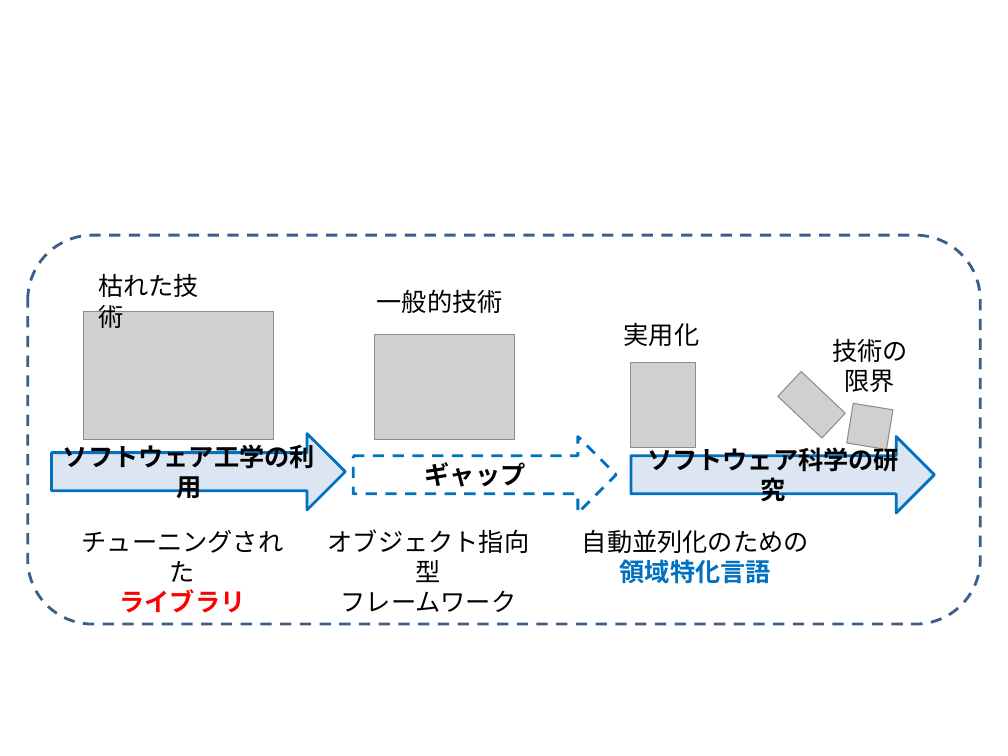
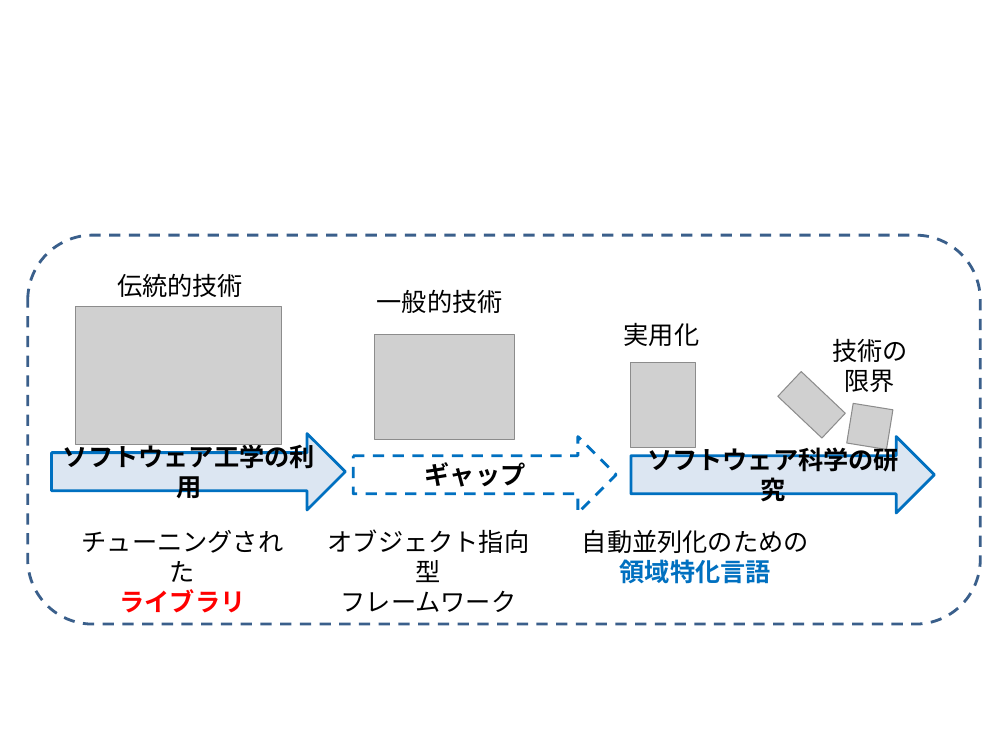
Before and after one commit to masa-ito/ProtoToPoisson, a slide deck: slide 3 of doc/source/NoveltyVsUtility.pptx. Drawn at 1008x756 pixels with LibreOffice and Linux fonts; fonts in the diff are those of the drawing; grey boxes stand for pictures. Boxes give left, top, right and bottom in pixels: in the first picture for what was removed or moved away, otherwise in the second. Text is boxed around its words. In the diff, an @@ line names an element or a change of style, - is before the commit and + after.

```diff
--- a/doc/source/NoveltyVsUtility.pptx
+++ b/doc/source/NoveltyVsUtility.pptx
@@ text at [117,273,243,297]: text changed @@
-枯れた技術
+伝統的技術
@@ picture: place and size @@
-picture at [84,311,274,439]
+picture at [76,306,282,444]
```
Also in this commit, not shown: 1 other file.
